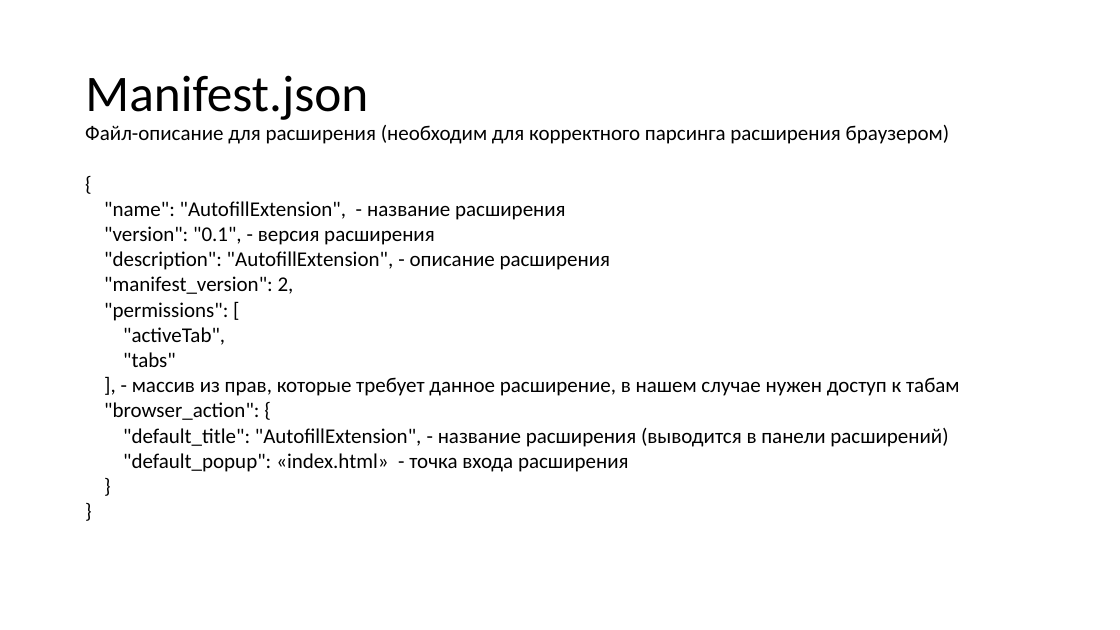
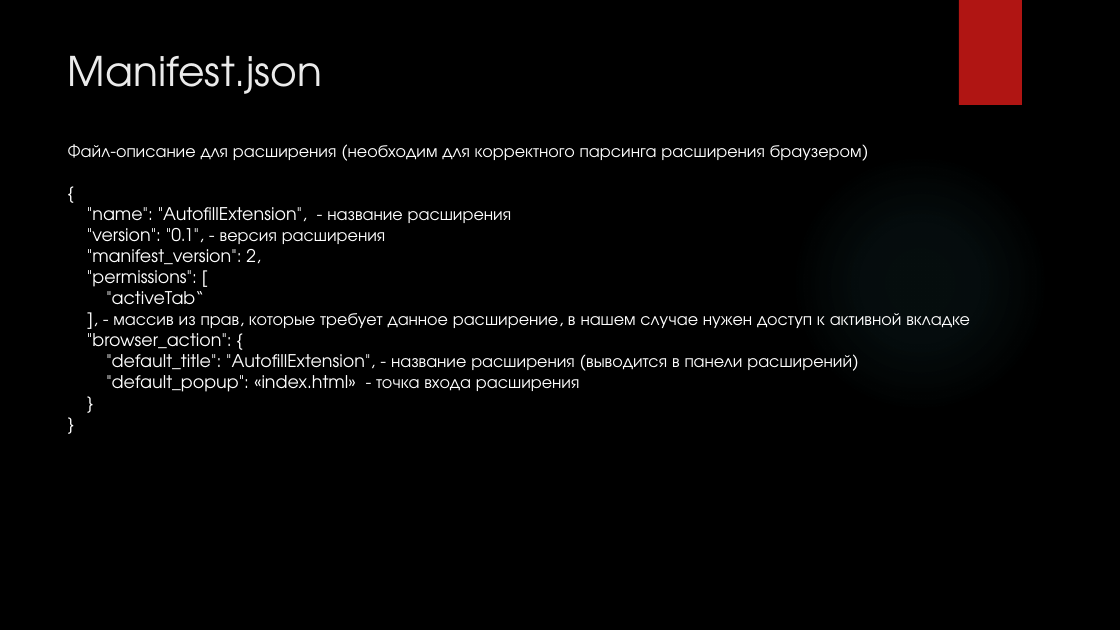
Before and after one commit to oleg-vasilyev/AutofillExtension, a slide deck: slide 4 of AutoFill_Extension.pptx. Drawn at 1120x630 pixels with LibreOffice and Linux fonts; fonts in the diff are those of the drawing; background and template pictures are left out. Boxes give left, top, right and bottom in pixels: in the first picture for what was removed or moved away, otherwise in the second. Text is boxed around its words. In the diff, an @@ line names an element or a change of style, - is before the commit and + after.

```diff
--- a/AutoFill_Extension.pptx
+++ b/AutoFill_Extension.pptx
@@ background #FFFFFF to picture (left out) @@
@@ rectangle added at <box>959,0,1022,105</box>, fill #B01513 @@
@@ title "Manifest.json": place and size @@
-title "Manifest.json" at <box>85,75,368,120</box>
+title "Manifest.json" at <box>68,55,322,94</box>
@@ title "Manifest.json" at <box>68,55,322,94</box>: size 44 to 35 pt, font Calibri to TeX Gyre Adventor, text colour #000000 to #EBEBEB; line spacing 0.9 to 1; vertical alignment middle to top @@
@@ text "Файл-описание для расширения (необходим для ...": place and size @@
-text "Файл-описание для расширения (необходим для ..." at <box>85,125,960,472</box>
+text "Файл-описание для расширения (необходим для ..." at <box>68,144,970,392</box>
@@ text at <box>68,144,862,392</box>: size 18 to 15 pt, font Calibri to TeX Gyre Adventor, text colour #000000 to #FFFFFF in "Файл-описание для расширения (необходим для корректного парс ...", "{", ""name": "AutofillExtension", - название расширения", ""version": "0.1", - версия расширения" and 7 more places @@
@@ ellipse added at <box>791,154,1049,413</box>, fill gradient #50B9C1 @@
@@ text at <box>104,251,611,270</box>: paragraph removed @@
-"description": "AutofillExtension", - описание расширения
@@ text at <box>106,286,970,328</box>: text changed; size 18 to 15 pt; font Calibri to TeX Gyre Adventor; text colour #000000 to #FFFFFF @@
-"activeTab",
-"tabs"
-], - массив из прав, которые требует данное расширение, в нашем случае нужен доступ к табам
+"activeTab“
+], - массив из прав, которые требует данное расширение, в нашем случае нужен доступ к активной вкладке
```
Also in this commit, not shown: 3 other slides changed, 2 slides added, 3 slides removed, 3 other files.
